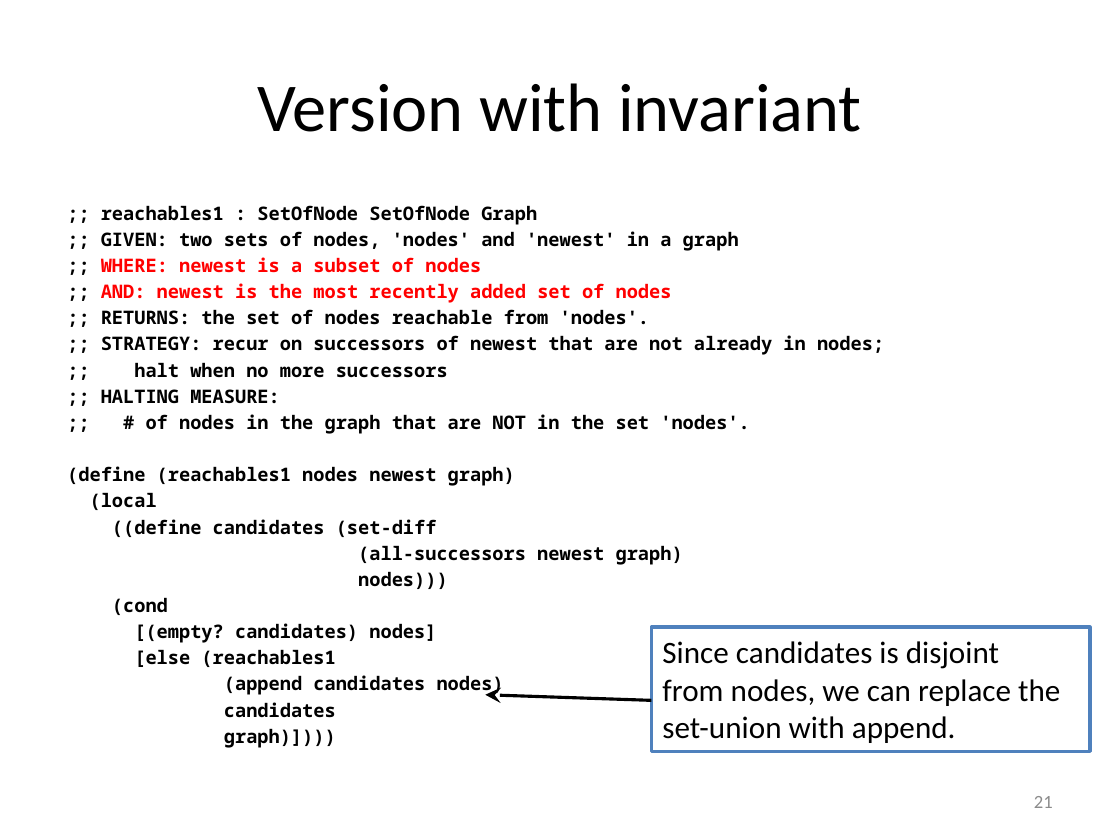
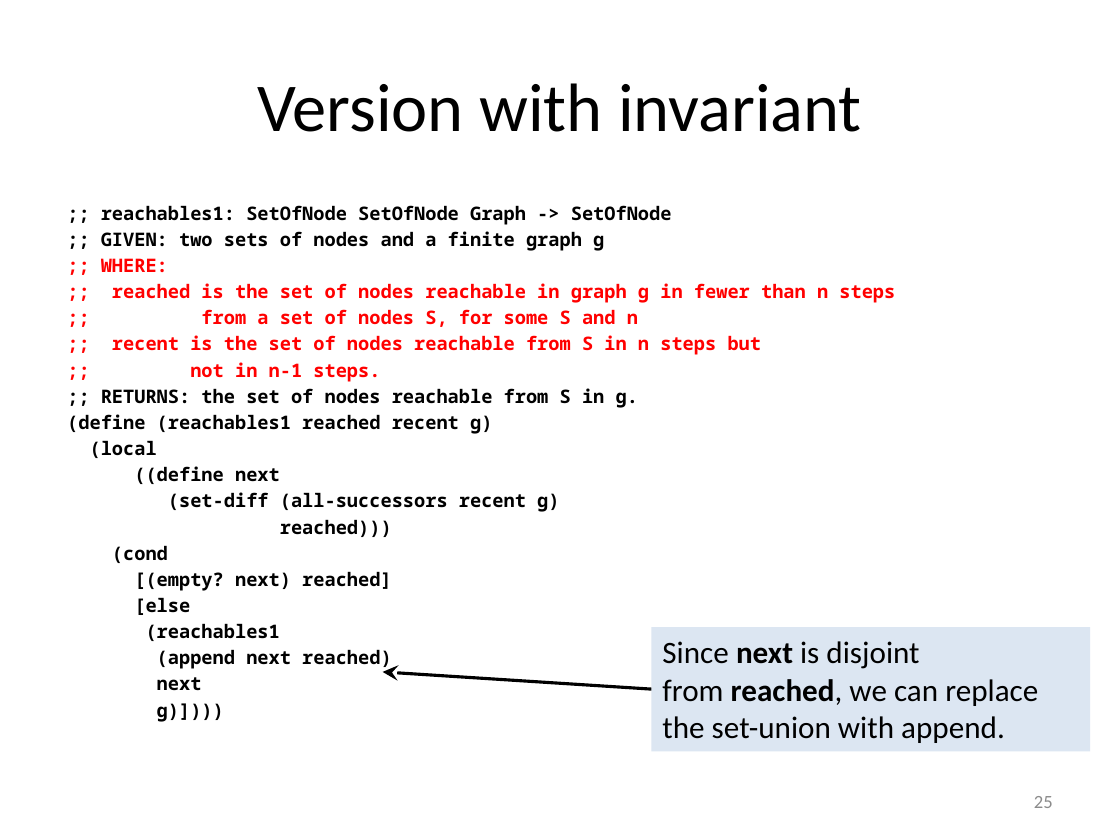
Before and after one commit to mwand/cs5010f16, a slide deck: slide 25 of Slides/Lesson 8.5 Searching in a Graph.pptx (slide 21 before the commit). Drawn at 1120x840 pixels with LibreOffice and Linux fonts; fonts in the diff are those of the drawing. Boxes give left, top, right and bottom in pixels: in the first picture for what was removed or moved away, otherwise in the second. Text is boxed around its words. In the diff, an @@ line names an element or a change of style, - is before the commit and + after.

```diff
--- a/Slides/Lesson 8.5 Searching in a Graph.pptx
+++ b/Slides/Lesson 8.5 Searching in a Graph.pptx
@@ text at (67, 205, 895, 434): text changed @@
-;; reachables1 : SetOfNode SetOfNode Graph
-;; GIVEN: two sets of nodes, 'nodes' and 'newest' in a graph
-;; WHERE: newest is a subset of nodes
-;; AND: newest is the most recently added set of nodes
-;; RETURNS: the set of nodes reachable from 'nodes'.
-;; STRATEGY: recur on successors of newest that are not already in nodes;
-;; halt when no more successors
-;; HALTING MEASURE:
-;; # of nodes in the graph that are NOT in the set 'nodes'.
-(define (reachables1 nodes newest graph)
+;; reachables1: SetOfNode SetOfNode Graph -> SetOfNode
+;; GIVEN: two sets of nodes and a finite graph g
+;; WHERE:
+;; reached is the set of nodes reachable in graph g in fewer than n steps
+;; from a set of nodes S, for some S and n
+;; recent is the set of nodes reachable from S in n steps but
+;; not in n-1 steps.
+;; RETURNS: the set of nodes reachable from S in g.
+(define (reachables1 reached recent g)
@@ text at (134, 466, 559, 537): text changed @@
-((define candidates (set-diff
-(all-successors newest graph)
-nodes)))
+((define next
+(set-diff (all-successors recent g)
+reached)))
@@ text at (134, 571, 392, 722): text changed @@
-[(empty? candidates) nodes]
-[else (reachables1
-(append candidates nodes)
-candidates
-graph)])))
+[(empty? next) reached]
+[else
+(reachables1
+(append next reached)
+next
+g)])))
@@ rectangle "Since next is disjoint" at (652, 627, 1091, 752): fill #FFFFFF to #DCE6F2; outline #4F81BD 2 pt to none @@
@@ text in rectangle at (662, 641, 1038, 743): text changed @@
-Since candidates is disjoint
-from nodes, we can replace the set-union with append.
+Since next is disjoint
+from reached, we can replace the set-union with append.
@@ freeform shape: place and size @@
-freeform shape at (485, 694, 651, 700)
+freeform shape at (383, 672, 652, 689)
@@ page number at (1034, 796, 1053, 808): text changed @@
-21
+25
```
Also in this commit, not shown: 11 other slides changed, 10 slides added, 1 slide removed, 2 other files.
